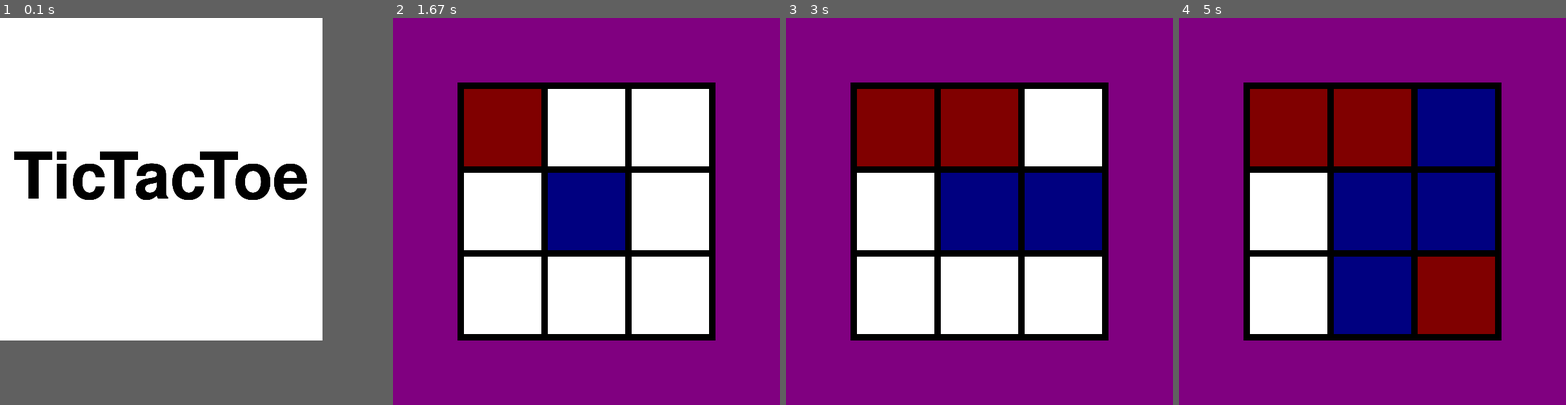
Above: before the commit, frames 1-4 (left to right).
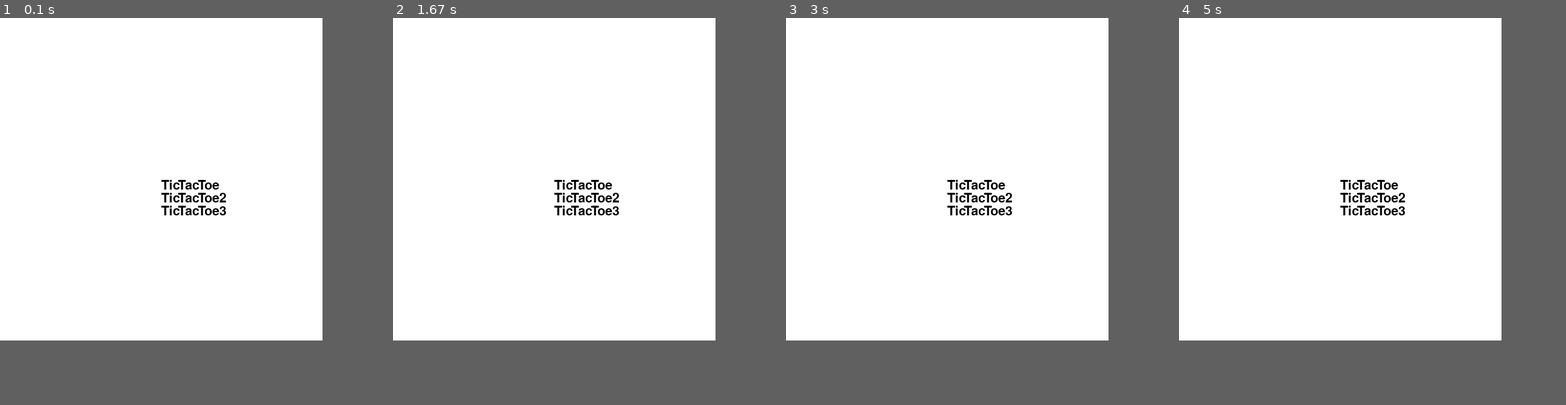
Above: after the commit, the same moments.

Repository: saarkatz/TheGameCollection
Game: pygame game, started from Main.py
Same seed, same stepped clock (60 frames per second), same inputs: the game is played once before the commit and once after it.
Inputs (mouse positions are in pixels of both pictures, inside the frame that each line leads up to):
- Up to frame 1 (0.1 s): no input
- Up to frame 2 (1.67 s): click (555, 180) at 0.38 s; click (586, 234) at 0.82 s; click (466, 153) at 1.3 s; move the mouse to (632, 246) at 1.63 s
- Up to frame 3 (3 s): click (1025, 246) at 1.87 s; click (979, 126) at 2.5 s; move the mouse to (960, 312) at 2.9 s
- Up to frame 4 (5 s): click (1353, 312) at 3.2 s; move the mouse to (1473, 273) at 3.63 s; click (1473, 273) at 3.97 s; click (1457, 126) at 4.8 s
In our replay, in frame 2 the window is 600x600 before the commit and 500x500 after it. These sizes can differ from the game's own. Grey fills any space a smaller window leaves; there, only what the larger window draws over its background counts as a difference.

The runs differ from the first frame. In frame 1, 4.6% of the frame differs, in the area x 3-80%, y 34-51%; in frame 2, 41%; in frame 3, 49%; in frame 4, 61%, in the area x 0-84%, y 0-84%.

Commit message:
Makes use of UI classes in MainMenu

Diff:
--- a/MainMenu.py
+++ b/MainMenu.py
@@ -79,20 +79,25 @@
 class MainMenu(Scene):
     def __init__(self):
         super().__init__(CAPTION, RESOLUTION)
-        self.large_text = pygame.font.Font('freesansbold.ttf', 100)
-        self.text_surf = self.large_text.render('TicTacToe', True, BLACK)
-        self.text_rect = self.text_surf.get_rect()
-        self.text_rect.center = ((Screen.screen.get_width() / 2), (Screen.screen.get_height()/ 2))
+        self.view = VerticalView((0, 0), (100, 60))
+        self.view.anchor = 'center'
+        self.view.position = (Screen.screen.get_width() / 2, Screen.screen.get_height() / 2)
 
-    def start(self):
-        Screen.screen.fill(WHITE)
+        self.view.append_object(Text('TicTacToe', size=20))
+        self.view.append_object(Text('TicTacToe2', size=20))
+        self.view.append_object(Text('TicTacToe3', size=20))
+
+    # def start(self):
+    #     pass
 
     def step(self):
         # Game logic
-        if Event.event.type == pygame.MOUSEBUTTONDOWN and Event.event.button == 1:
-            if self.text_rect.collidepoint(pygame.mouse.get_pos()):
-                Scene.change_scene(TicTacToe)
-                return
+        # if Event.event.type == pygame.MOUSEBUTTONDOWN and Event.event.button == 1:
+        #     if self.text.rect.collidepoint(pygame.mouse.get_pos()):
+        #         Scene.change_scene(TicTacToe)
+        #         return
 
         # Draw the board
-        Screen.screen.blit(self.text_surf, self.text_rect)
+        Screen.screen.fill(WHITE)
+        for t in self.view.objects_list:
+            Screen.screen.blit(t.surf, t.rect)
